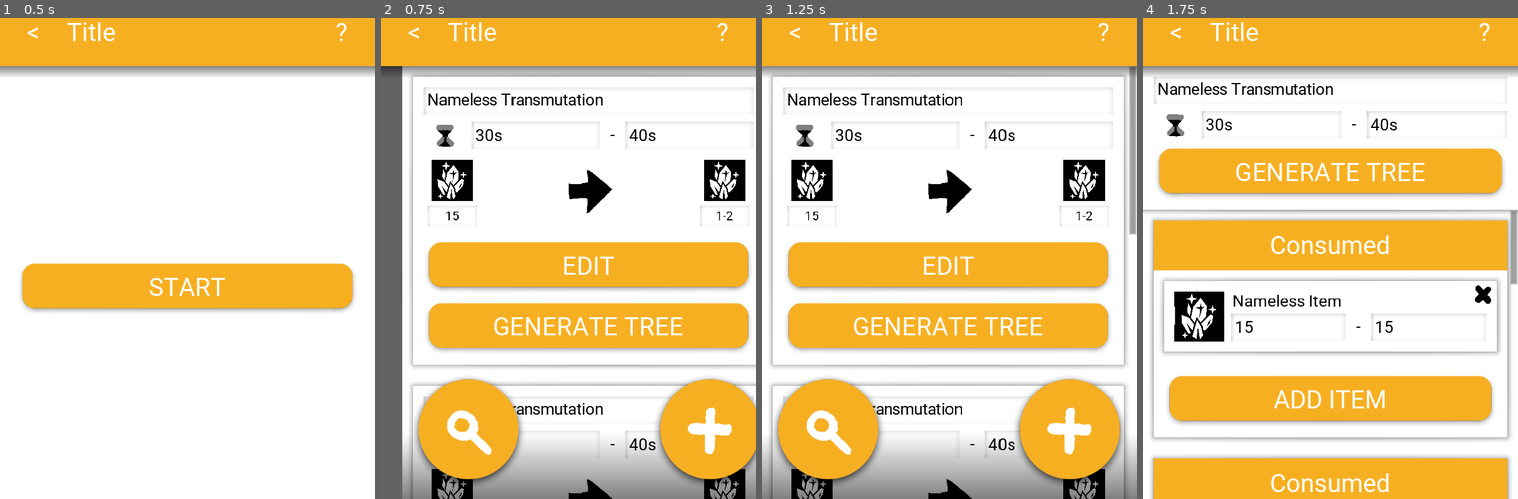
Above: before the commit, frames 1-4 (left to right).
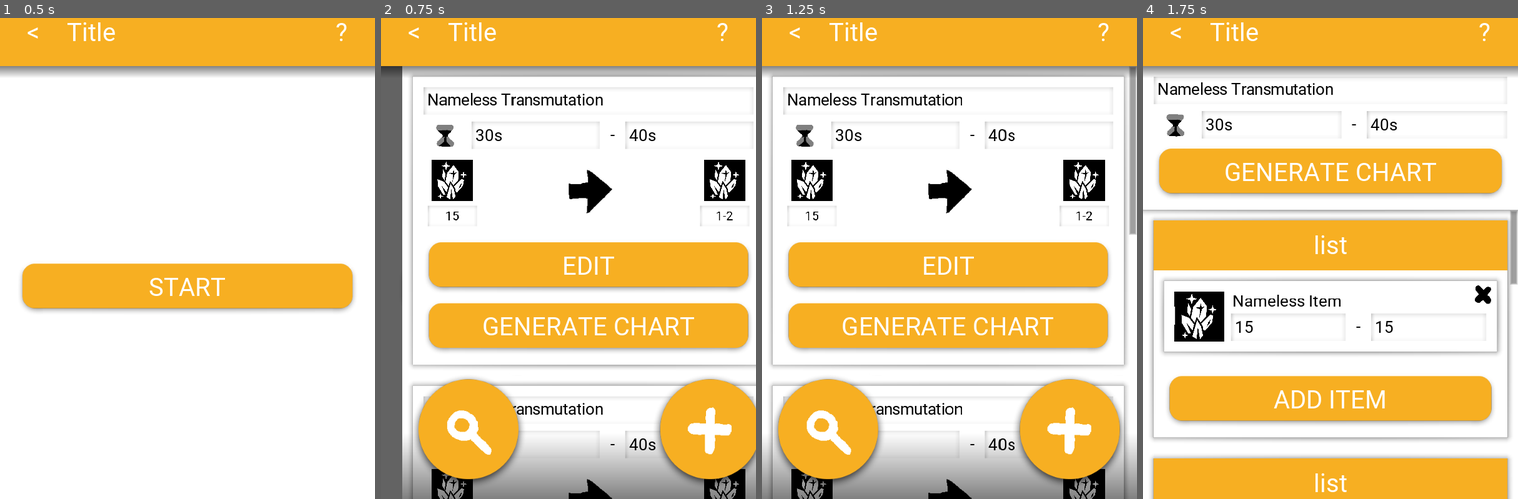
Above: after the commit, the same moments.

Repository: don-tnowe/craftcrafter
Game: Godot game, scene res://layout/main.tscn
The game is run twice, just before and just after one commit, with the same random seed, the same clock (stepped at 60 frames per second) and the same inputs.
Inputs:
- Up to frame 1 (0.5 s): no input
- Up to frame 2 (0.75 s): click "START" at 0.5 s
- Up to frame 3 (1.25 s): no input
- Up to frame 4 (1.75 s): click "EDIT" at 1.25 s

Frame 1 is identical in both runs. In frame 2, 1.0% of the frame differs, in the area x 27-84%, y 62-66%; in frame 3, 1.0%; in frame 4, 2.0%, in the area x 22-79%, y 30-99%.

Commit message:
Replace text with translation tags

Diff:
--- a/layout/elements/edit_transmutation/edit_transmutation_list.tscn
+++ b/layout/elements/edit_transmutation/edit_transmutation_list.tscn
@@ -42,7 +42,7 @@
 anchor_bottom = 1.0
 custom_colors/font_color = Color( 1, 1, 1, 1 )
 custom_fonts/font = ExtResource( 2 )
-text = "Consumed"
+text = "list"
 align = 1
 valign = 1
 
@@ -67,4 +67,4 @@
 margin_top = 20.0
 margin_right = 660.0
 margin_bottom = 125.0
-text = "ADD ITEM"
+text = "button_list_add"
--- a/layout/elements/meta_edit.tscn
+++ b/layout/elements/meta_edit.tscn
@@ -37,7 +37,7 @@
 mouse_filter = 1
 custom_colors/font_color = Color( 1, 1, 1, 1 )
 custom_fonts/font = ExtResource( 2 )
-text = "edit_tm_title_meta"
+text = "meta_title"
 align = 1
 valign = 1
 
@@ -65,10 +65,35 @@
 margin_bottom = 104.0
 mouse_filter = 1
 
-[node name="notes" type="MarginContainer" parent="v_box_container"]
+[node name="description" type="MarginContainer" parent="v_box_container"]
 margin_top = 240.0
 margin_right = 680.0
 margin_bottom = 522.0
+mouse_filter = 1
+
+[node name="v_box_container" type="VBoxContainer" parent="v_box_container/description"]
+margin_left = 20.0
+margin_top = 20.0
+margin_right = 660.0
+margin_bottom = 262.0
+
+[node name="label" type="Label" parent="v_box_container/description/v_box_container"]
+margin_right = 640.0
+margin_bottom = 38.0
+mouse_filter = 1
+text = "meta_description"
+
+[node name="text_edit" type="TextEdit" parent="v_box_container/description/v_box_container"]
+margin_top = 50.0
+margin_right = 640.0
+margin_bottom = 242.0
+rect_min_size = Vector2( 0, 192 )
+mouse_filter = 1
+
+[node name="notes" type="MarginContainer" parent="v_box_container"]
+margin_top = 522.0
+margin_right = 680.0
+margin_bottom = 804.0
 mouse_filter = 1
 
 [node name="v_box_container" type="VBoxContainer" parent="v_box_container/notes"]
@@ -84,31 +109,6 @@
 text = "meta_notes"
 
 [node name="text_edit" type="TextEdit" parent="v_box_container/notes/v_box_container"]
-margin_top = 50.0
-margin_right = 640.0
-margin_bottom = 242.0
-rect_min_size = Vector2( 0, 192 )
-mouse_filter = 1
-
-[node name="description" type="MarginContainer" parent="v_box_container"]
-margin_top = 522.0
-margin_right = 680.0
-margin_bottom = 804.0
-mouse_filter = 1
-
-[node name="v_box_container" type="VBoxContainer" parent="v_box_container/description"]
-margin_left = 20.0
-margin_top = 20.0
-margin_right = 660.0
-margin_bottom = 262.0
-
-[node name="label" type="Label" parent="v_box_container/description/v_box_container"]
-margin_right = 640.0
-margin_bottom = 38.0
-mouse_filter = 1
-text = "meta_description"
-
-[node name="text_edit" type="TextEdit" parent="v_box_container/description/v_box_container"]
 margin_top = 50.0
 margin_right = 640.0
 margin_bottom = 242.0
@@ -131,7 +131,7 @@
 margin_right = 640.0
 margin_bottom = 38.0
 mouse_filter = 1
-text = "meta_dangerzone"
+text = "meta_danger"
 
 [node name="button2" parent="v_box_container/delete/v_box_container" instance=ExtResource( 3 )]
 margin_top = 50.0
--- a/layout/elements/transmutation_list/transmutation_list_item.tscn
+++ b/layout/elements/transmutation_list/transmutation_list_item.tscn
@@ -190,7 +190,8 @@
 margin_right = 638.0
 margin_bottom = 242.0
 mouse_filter = 1
-text = "EDIT"
+text = "button_edit"
+clip_text = true
 script = ExtResource( 4 )
 __meta__ = {
 "_edit_lock_": true
@@ -202,7 +203,8 @@
 margin_right = 638.0
 margin_bottom = 340.0
 mouse_filter = 1
-text = "GENERATE TREE"
-__meta__ = {
-"_edit_lock_": true
-}
+text = "button_generate_tm_chart"
+clip_text = true
+__meta__ = {
+"_edit_lock_": true
+}
--- a/layout/main.tscn
+++ b/layout/main.tscn
@@ -129,6 +129,9 @@
 [node name="screen2" type="ColorRect" parent="frame"]
 anchor_right = 1.0
 anchor_bottom = 1.0
+__meta__ = {
+"_edit_lock_": true
+}
 
 [node name="screen" parent="frame" instance=ExtResource( 4 )]
 anchor_left = 1.0
--- a/layout/screens/edit_transmutation.tscn
+++ b/layout/screens/edit_transmutation.tscn
@@ -115,7 +115,8 @@
 margin_right = 680.0
 margin_bottom = 237.0
 mouse_filter = 1
-text = "GENERATE TREE"
+text = "button_generate_tm_chart"
+clip_text = true
 
 [node name="scroll_container" type="ScrollContainer" parent="v_box_container"]
 show_behind_parent = true
--- a/layout/screens/edit_value/edit_value_base.tscn
+++ b/layout/screens/edit_value/edit_value_base.tscn
@@ -1,6 +1,5 @@
-[gd_scene load_steps=7 format=2]
-
-[ext_resource path="res://scripts/elements/common/action_button.gd" type="Script" id=1]
+[gd_scene load_steps=6 format=2]
+
 [ext_resource path="res://styles/fonts/title.tres" type="DynamicFont" id=2]
 [ext_resource path="res://scripts/screens/edit_value_base.gd" type="Script" id=3]
 [ext_resource path="res://styles/themes/default_theme.tres" type="Theme" id=4]
@@ -12,6 +11,7 @@
 anchor_bottom = 1.0
 theme = ExtResource( 4 )
 script = ExtResource( 3 )
+header_title = "screen_title_edit_value"
 
 [node name="keyboard" type="MarginContainer" parent="."]
 anchor_left = 0.5
@@ -138,7 +138,7 @@
 margin_bottom = 105.0
 size_flags_horizontal = 3
 text = "7"
-script = ExtResource( 1 )
+script = ExtResource( 6 )
 __meta__ = {
 "_edit_lock_": true
 }
@@ -151,7 +151,7 @@
 margin_bottom = 105.0
 size_flags_horizontal = 3
 text = "8"
-script = ExtResource( 1 )
+script = ExtResource( 6 )
 __meta__ = {
 "_edit_lock_": true
 }
@@ -164,7 +164,7 @@
 margin_bottom = 105.0
 size_flags_horizontal = 3
 text = "9"
-script = ExtResource( 1 )
+script = ExtResource( 6 )
 __meta__ = {
 "_edit_lock_": true
 }
@@ -177,7 +177,7 @@
 margin_bottom = 105.0
 size_flags_horizontal = 3
 text = "C"
-script = ExtResource( 1 )
+script = ExtResource( 6 )
 __meta__ = {
 "_edit_lock_": true
 }
@@ -189,7 +189,7 @@
 margin_bottom = 198.0
 size_flags_horizontal = 3
 text = "4"
-script = ExtResource( 1 )
+script = ExtResource( 6 )
 __meta__ = {
 "_edit_lock_": true
 }
@@ -203,7 +203,7 @@
 margin_bottom = 198.0
 size_flags_horizontal = 3
 text = "5"
-script = ExtResource( 1 )
+script = ExtResource( 6 )
 __meta__ = {
 "_edit_lock_": true
 }
@@ -217,7 +217,7 @@
 margin_bottom = 198.0
 size_flags_horizontal = 3
 text = "6"
-script = ExtResource( 1 )
+script = ExtResource( 6 )
 __meta__ = {
 "_edit_lock_": true
 }
@@ -231,7 +231,7 @@
 margin_bottom = 198.0
 size_flags_horizontal = 3
 text = "<X"
-script = ExtResource( 1 )
+script = ExtResource( 6 )
 __meta__ = {
 "_edit_lock_": true
 }
@@ -243,7 +243,7 @@
 margin_bottom = 291.0
 size_flags_horizontal = 3
 text = "1"
-script = ExtResource( 1 )
+script = ExtResource( 6 )
 __meta__ = {
 "_edit_lock_": true
 }
@@ -257,7 +257,7 @@
 margin_bottom = 291.0
 size_flags_horizontal = 3
 text = "2"
-script = ExtResource( 1 )
+script = ExtResource( 6 )
 __meta__ = {
 "_edit_lock_": true
 }
@@ -271,7 +271,7 @@
 margin_bottom = 291.0
 size_flags_horizontal = 3
 text = "3"
-script = ExtResource( 1 )
+script = ExtResource( 6 )
 __meta__ = {
 "_edit_lock_": true
 }
@@ -285,7 +285,7 @@
 margin_bottom = 291.0
 size_flags_horizontal = 3
 text = "+/-"
-script = ExtResource( 1 )
+script = ExtResource( 6 )
 __meta__ = {
 "_edit_lock_": true
 }
@@ -297,7 +297,7 @@
 margin_bottom = 384.0
 size_flags_horizontal = 3
 text = "."
-script = ExtResource( 1 )
+script = ExtResource( 6 )
 __meta__ = {
 "_edit_lock_": true
 }
@@ -310,7 +310,7 @@
 margin_bottom = 384.0
 size_flags_horizontal = 3
 text = "0"
-script = ExtResource( 1 )
+script = ExtResource( 6 )
 __meta__ = {
 "_edit_lock_": true
 }
@@ -324,7 +324,7 @@
 margin_bottom = 384.0
 size_flags_horizontal = 3
 text = "∞"
-script = ExtResource( 1 )
+script = ExtResource( 6 )
 __meta__ = {
 "_edit_lock_": true
 }
@@ -337,7 +337,7 @@
 margin_bottom = 384.0
 size_flags_horizontal = 3
 text = "OK"
-script = ExtResource( 1 )
+script = ExtResource( 6 )
 __meta__ = {
 "_edit_lock_": true
 }
@@ -352,7 +352,7 @@
 margin_bottom = 121.0
 grow_horizontal = 2
 custom_fonts/font = ExtResource( 2 )
-text = "Edited Values"
+text = "screen_title_edit_value"
 align = 1
 __meta__ = {
 "_edit_lock_": true
--- a/layout/screens/edit_value/edit_value_range.tscn
+++ b/layout/screens/edit_value/edit_value_range.tscn
@@ -27,7 +27,7 @@
 [node name="min_label" type="Label" parent="grid_container" index="0"]
 margin_right = 279.0
 margin_bottom = 38.0
-text = " Minimum"
+text = " value_min"
 align = 1
 __meta__ = {
 "_edit_lock_": true
@@ -45,7 +45,7 @@
 margin_left = 312.0
 margin_right = 591.0
 margin_bottom = 38.0
-text = " Maximum"
+text = " value_max"
 align = 1
 __meta__ = {
 "_edit_lock_": true
@@ -92,7 +92,7 @@
 margin_right = 452.0
 margin_bottom = 58.0
 size_flags_horizontal = 3
-text = "Link Min+Max"
+text = "value_link"
 align = 2
 __meta__ = {
 "_edit_lock_": true
--- a/layout/screens/edit_value/edit_value_time_range.tscn
+++ b/layout/screens/edit_value/edit_value_time_range.tscn
@@ -22,28 +22,28 @@
 columns = 3
 
 [node name="label" type="Label" parent="grid_container" index="0"]
-margin_right = 230.0
+margin_right = 192.0
 margin_bottom = 38.0
-text = " Hours"
+text = "time_hours"
 align = 1
 
 [node name="label2" type="Label" parent="grid_container" index="1"]
-margin_left = 234.0
-margin_right = 358.0
+margin_left = 196.0
+margin_right = 389.0
 margin_bottom = 38.0
-text = " Minutes"
+text = "time_minutes"
 align = 1
 
 [node name="label3" type="Label" parent="grid_container" index="2"]
-margin_left = 362.0
+margin_left = 393.0
 margin_right = 592.0
 margin_bottom = 38.0
-text = " Seconds"
+text = "time_seconds"
 align = 1
 
 [node name="min_h" parent="grid_container" index="3" instance=ExtResource( 2 )]
 margin_top = 42.0
-margin_right = 230.0
+margin_right = 192.0
 margin_bottom = 96.0
 clip_text = true
 align = 2
@@ -51,9 +51,9 @@
 method_binds = [ "min_h" ]
 
 [node name="min_m" parent="grid_container" index="4" instance=ExtResource( 2 )]
-margin_left = 234.0
+margin_left = 196.0
 margin_top = 42.0
-margin_right = 358.0
+margin_right = 389.0
 margin_bottom = 96.0
 rect_min_size = Vector2( 64, 0 )
 size_flags_horizontal = 1
@@ -63,7 +63,7 @@
 method_binds = [ "min_m" ]
 
 [node name="min_s" parent="grid_container" index="5" instance=ExtResource( 2 )]
-margin_left = 362.0
+margin_left = 393.0
 margin_top = 42.0
 margin_right = 592.0
 margin_bottom = 96.0
@@ -75,21 +75,21 @@
 
 [node name="label4" type="Label" parent="grid_container" index="6"]
 margin_top = 100.0
-margin_right = 230.0
+margin_right = 192.0
 margin_bottom = 138.0
 text = " -"
 align = 1
 
 [node name="label5" type="Label" parent="grid_container" index="7"]
-margin_left = 234.0
+margin_left = 196.0
 margin_top = 100.0
-margin_right = 358.0
+margin_right = 389.0
 margin_bottom = 138.0
 text = " -"
 align = 1
 
 [node name="label6" type="Label" parent="grid_container" index="8"]
-margin_left = 362.0
+margin_left = 393.0
 margin_top = 100.0
 margin_right = 592.0
 margin_bottom = 138.0
@@ -98,7 +98,7 @@
 
 [node name="max_h" parent="grid_container" index="9" instance=ExtResource( 2 )]
 margin_top = 142.0
-margin_right = 230.0
+margin_right = 192.0
 margin_bottom = 196.0
 clip_text = true
 align = 2
@@ -106,9 +106,9 @@
 method_binds = [ "max_h" ]
 
 [node name="max_m" parent="grid_container" index="10" instance=ExtResource( 2 )]
-margin_left = 234.0
+margin_left = 196.0
 margin_top = 142.0
-margin_right = 358.0
+margin_right = 389.0
 margin_bottom = 196.0
 rect_min_size = Vector2( 64, 0 )
 size_flags_horizontal = 1
@@ -118,7 +118,7 @@
 method_binds = [ "max_m" ]
 
 [node name="max_s" parent="grid_container" index="11" instance=ExtResource( 2 )]
-margin_left = 362.0
+margin_left = 393.0
 margin_top = 142.0
 margin_right = 592.0
 margin_bottom = 196.0
@@ -141,7 +141,7 @@
 margin_right = 452.0
 margin_bottom = 58.0
 size_flags_horizontal = 3
-text = "Link Min+Max"
+text = "value_link"
 align = 2
 __meta__ = {
 "_edit_lock_": true
--- a/scripts/elements/common/edit_value_button_time_range.gd
+++ b/scripts/elements/common/edit_value_button_time_range.gd
@@ -13,16 +13,16 @@
 
 func sec_to_formatted_string(sec : float) -> String:
 	if sec < 120.0:
-		return str(sec) + "s"
+		return str(sec) + tr("time_seconds_s")
 
 	if sec < 3600.0:
-		return str(floor(sec / 60.0)) + "m " + str(fmod(sec, 60.0)) + "s"
+		return str(floor(sec / 60.0)) + tr("time_minutes_s") + str(fmod(sec, 60.0)) + tr("time_seconds_s")
 
 	return (
 		str(floor(sec / 3600.0))
-		+ "h "
+		+ tr("time_hours_s")
 		+ str(fmod(floor(sec / 60.0), 60.0))
-		+ "m "
+		+ tr("time_minutes_s")
 		+ str(fmod(sec, 60.0))
-		+ "s "
+		+ tr("time_seconds_s")
 	)
